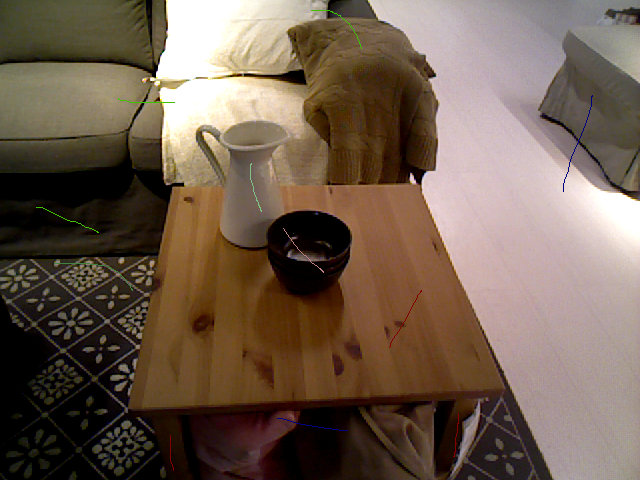
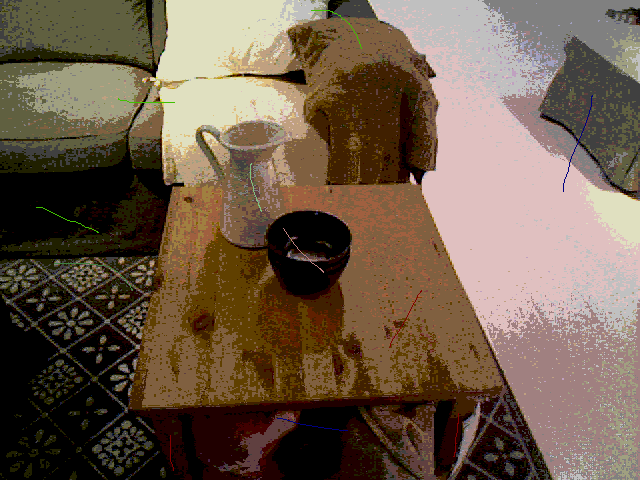
Comparing the layer stacks of the two w=640, h=480 images. Changes:
painted on "Layer #1" over (x1=293, y1=233, x2=315, y2=258)
painted on "13.png" over (x1=0, y1=0, x2=640, y2=480)
